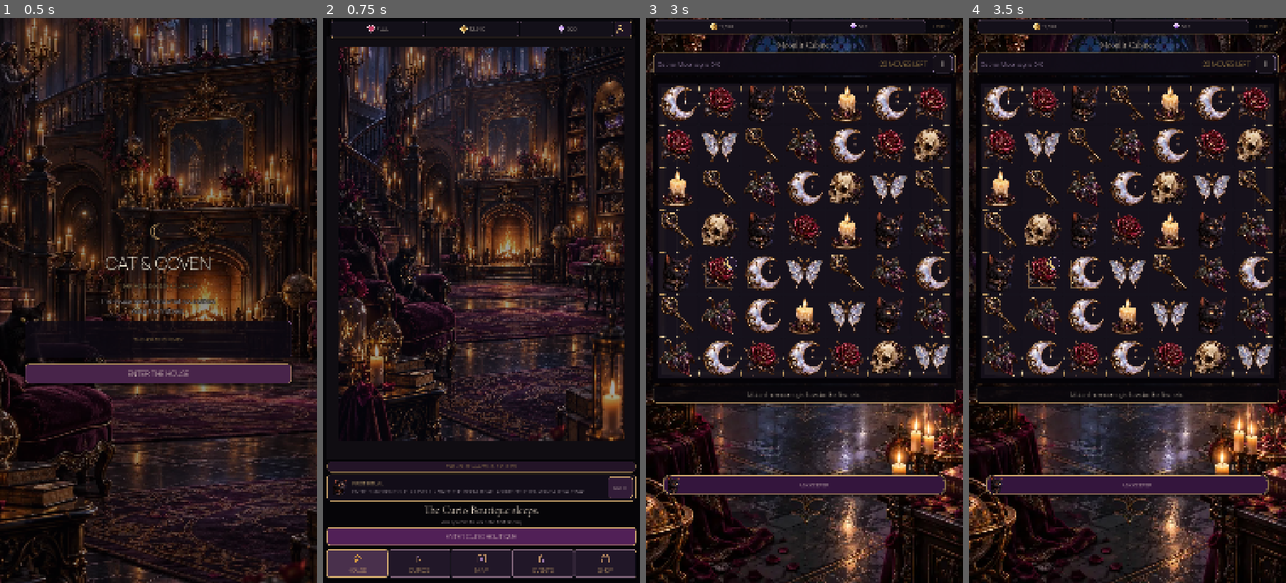
Above: before the commit, frames 1-4 (left to right).
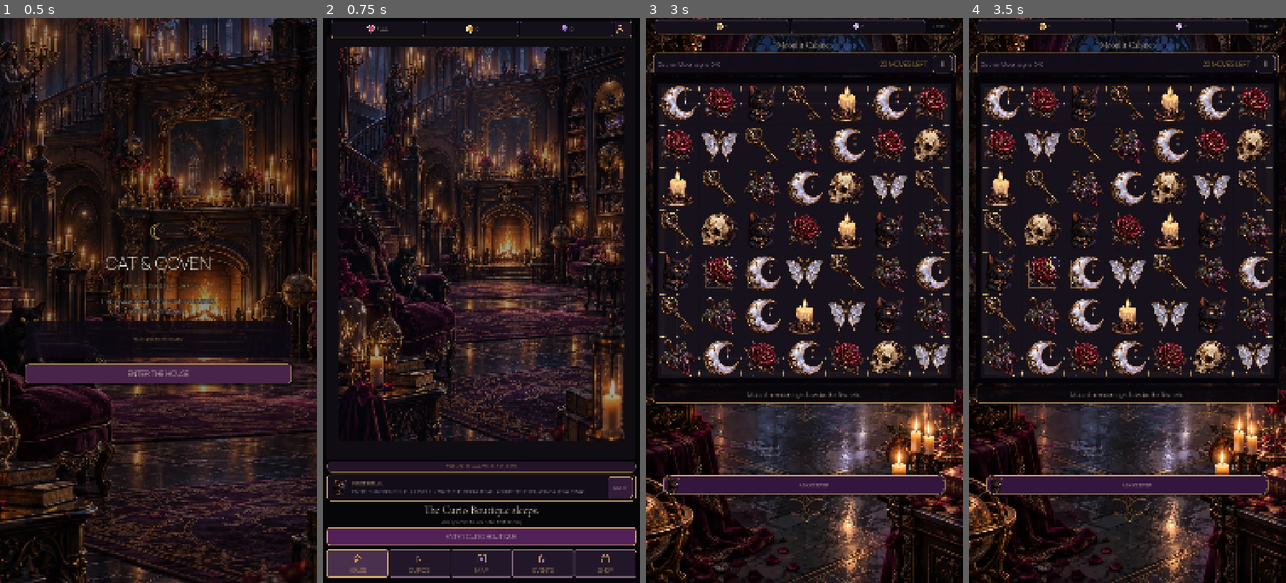
Above: after the commit, the same moments.

Repository: Jay-prodesign/akilta-match3
Game: Godot game, scene res://src/app/app_bootstrap.tscn
Two runs of this game, one before a commit and one after it. Both use one fixed random seed, a clock stepped at 60 frames per second and the inputs below.
Inputs:
- Up to frame 1 (0.5 s): no input
- Up to frame 2 (0.75 s): click "ENTER THE HOUSE" at 0.5 s
- Up to frame 3 (3 s): click "ENTER CURIO BOUTIQUE" at 1.25 s; click "1" at 2 s; click "PLAY" at 2.75 s
- Up to frame 4 (3.5 s): no input

Frame 1 is identical in both runs. In frame 2, 0.1% of the frame differs, in the area x 43-81%, y 1-3%; in frame 3, less than 0.1%; in frame 4, less than 0.1%.

Commit message:
Economy: migrate to earned-only currency balances

Diff:
--- a/src/progression/player_progress.gd
+++ b/src/progression/player_progress.gd
@@ -1,32 +1,43 @@
 class_name Match3PlayerProgress
 extends RefCounted
 
-const SCHEMA_VERSION := 1
+const SCHEMA_VERSION := 2
+const FIRST_CLEAR_COIN_REWARD := 120
+const FIRST_CLEAR_GEM_REWARD := 1
+const PURCHASES_CONNECTED := false
+const SPENDING_CONNECTED := false
+const LIFE_ECONOMY_CONNECTED := false
 
 var schema_version: int = SCHEMA_VERSION
 var highest_level_unlocked: int = 1
 var house_stage: int = 0
 var lives: int = 5
-var coins: int = 12340
-var gems: int = 520
+var coins: int = 0
+var gems: int = 0
 var completed_levels: Array[String] = []
 var curios: Array[String] = []
 var processed_transactions: Array[String] = []
 
 static func from_dict(data: Dictionary):
 	var progress = new()
-	progress.schema_version = int(data.get("schema_version", SCHEMA_VERSION))
+	var source_schema := int(data.get("schema_version", 1))
+	progress.schema_version = SCHEMA_VERSION
 	progress.highest_level_unlocked = max(1, int(data.get("highest_level_unlocked", 1)))
 	progress.house_stage = max(0, int(data.get("house_stage", 0)))
 	progress.lives = clampi(int(data.get("lives", 5)), 0, 5)
-	progress.coins = max(0, int(data.get("coins", 12340)))
-	progress.gems = max(0, int(data.get("gems", 520)))
 	for level_id in data.get("completed_levels", []):
 		_append_unique(progress.completed_levels, String(level_id))
 	for curio_id in data.get("curios", []):
 		_append_unique(progress.curios, String(curio_id))
 	for transaction_id in data.get("processed_transactions", []):
 		_append_unique(progress.processed_transactions, String(transaction_id))
+
+	if source_schema < 2:
+		progress.coins = progress.completed_levels.size() * FIRST_CLEAR_COIN_REWARD
+		progress.gems = progress.completed_levels.size() * FIRST_CLEAR_GEM_REWARD
+	else:
+		progress.coins = max(0, int(data.get("coins", 0)))
+		progress.gems = max(0, int(data.get("gems", 0)))
 	return progress
 
 func to_dict() -> Dictionary:
@@ -42,10 +53,17 @@
 		"processed_transactions": processed_transactions.duplicate()
 	}
 
+func economy_contract() -> Dictionary:
+	return {
+		"currency_earning": "first_clear_only",
+		"coin_reward_per_first_clear": FIRST_CLEAR_COIN_REWARD,
+		"gem_reward_per_first_clear": FIRST_CLEAR_GEM_REWARD,
+		"purchases_connected": PURCHASES_CONNECTED,
+		"spending_connected": SPENDING_CONNECTED,
+		"life_economy_connected": LIFE_ECONOMY_CONNECTED,
+	}
+
 func apply_level_win(transaction_id: String, level_id: String, curio_id: String = "", house_stage_reward: int = -1) -> bool:
-	# Persistent level rewards are first-completion truth, not replay farming.
-	# Transaction idempotency protects retries of the same write; completed_levels
-	# independently protects the same level from receiving a fresh transaction id.
 	if transaction_id == "" or level_id == "" or processed_transactions.has(transaction_id) or completed_levels.has(level_id):
 		return false
 	processed_transactions.append(transaction_id)
@@ -56,10 +74,8 @@
 	var stage_reward: int = house_stage_reward if house_stage_reward >= 0 else level_number
 	house_stage = max(house_stage, stage_reward)
 	highest_level_unlocked = max(highest_level_unlocked, level_number + 1)
-	# Opening-review economy: each level grants its persistent completion reward
-	# exactly once. Replays may be played freely but do not mutate durable rewards.
-	coins += 120
-	gems += 1
+	coins += FIRST_CLEAR_COIN_REWARD
+	gems += FIRST_CLEAR_GEM_REWARD
 	return true
 
 static func _append_unique(values: Array[String], value: String) -> void:
